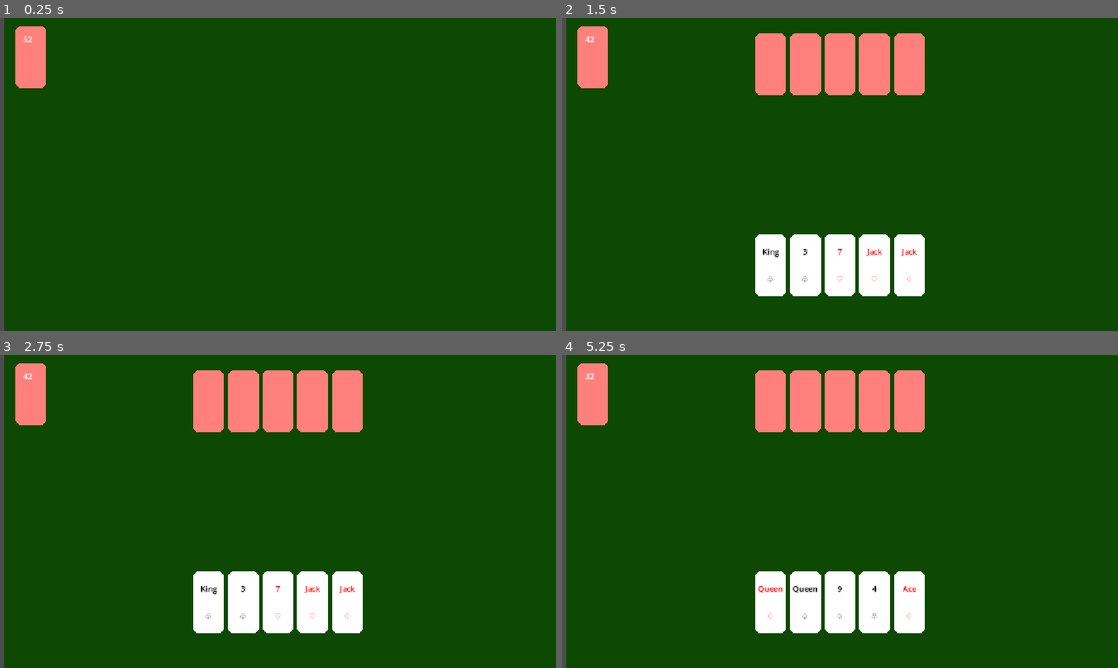
Above: before the commit, frames 1-4 (two rows, left to right).
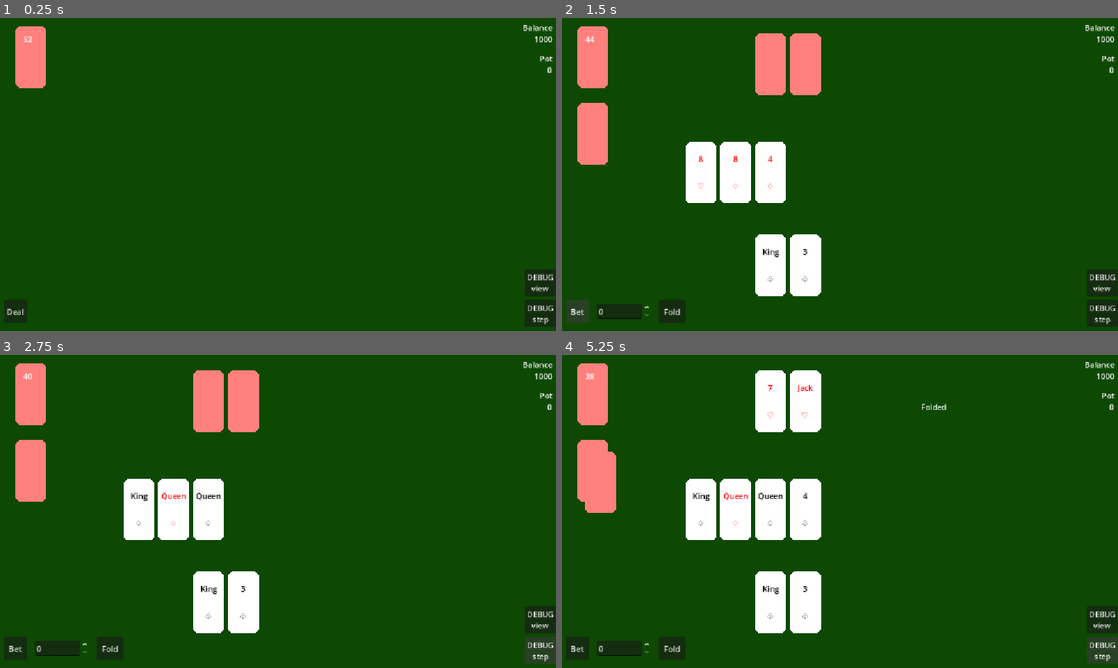
Above: after the commit, the same moments.

Repository: cavepope/ubhacking2026
Game: Godot game, scene res://scene/main.tscn
Same seed, same stepped clock (60 frames per second), same inputs: the game is played once before the commit and once after it.
Inputs (mouse positions are in pixels of both pictures, inside the frame that each line leads up to):
- Up to frame 1 (0.25 s): no input
- Up to frame 2 (1.5 s): click "Deal" at 0.5 s; click "Bet" at 1.25 s
- Up to frame 3 (2.75 s): click (539, 649) at 2 s, where only the run after the commit has a clickable "DEBUG step"
- Up to frame 4 (5.25 s): click (1101, 621) at 2.75 s, where only the run after the commit has a clickable "DEBUG view"; click (673, 649) at 3.5 s, where only the run after the commit has a clickable "Fold"; click "Bet" at 4.25 s; click (1101, 649) at 5 s, where only the run after the commit has a clickable "DEBUG step"

The runs differ from the first frame. In frame 1, 2.1% of the frame differs, in the area x 0-100%, y 0-100%; in frame 2, 14%; in frame 3, 14%; in frame 4, 18%.

Commit message:
I did all the card stuff....

Diff:
--- a/scene/CardTable.tscn
+++ b/scene/CardTable.tscn
@@ -2,13 +2,13 @@
 
 [ext_resource type="PackedScene" uid="uid://jfau057w4ar3" path="res://scene/card_scene.tscn" id="1_2twrx"]
 [ext_resource type="Script" uid="uid://fmb5obsfhyuh" path="res://scripts/card_table.gd" id="1_vw0ul"]
+[ext_resource type="PackedScene" uid="uid://cny36wn5rqcy" path="res://scene/Currency.tscn" id="2_61gdi"]
 [ext_resource type="PackedScene" uid="uid://dmlxwdwdxceh6" path="res://scene/deck.tscn" id="3_vw0ul"]
 
 [node name="CardTable" type="Node2D" unique_id=1706338384]
 script = ExtResource("1_vw0ul")
 
 [node name="table" type="Polygon2D" parent="." unique_id=481932870]
-position = Vector2(8, 0)
 scale = Vector2(2.5714283, 2.0249999)
 color = Color(0.054784574, 0.28832805, 0.011337961, 1)
 polygon = PackedVector2Array(0, 0, 448, 0, 448, 320, 0, 320)
@@ -19,16 +19,7 @@
 position = Vector2(400, 32)
 
 [node name="Card2" parent="OppCards" unique_id=1517042053 instance=ExtResource("1_2twrx")]
-position = Vector2(616, 32)
-
-[node name="Card3" parent="OppCards" unique_id=217734626 instance=ExtResource("1_2twrx")]
-position = Vector2(688, 32)
-
-[node name="Card4" parent="OppCards" unique_id=406950085 instance=ExtResource("1_2twrx")]
 position = Vector2(472, 32)
-
-[node name="Card5" parent="OppCards" unique_id=363099260 instance=ExtResource("1_2twrx")]
-position = Vector2(544, 32)
 
 [node name="PlayerCards" type="Node2D" parent="." unique_id=522403625]
 
@@ -38,23 +29,138 @@
 [node name="Card2" parent="PlayerCards" unique_id=1765455622 instance=ExtResource("1_2twrx")]
 position = Vector2(472, 448)
 
-[node name="Card3" parent="PlayerCards" unique_id=1804466728 instance=ExtResource("1_2twrx")]
-position = Vector2(544, 448)
-
-[node name="Card4" parent="PlayerCards" unique_id=1753634653 instance=ExtResource("1_2twrx")]
-position = Vector2(616, 448)
-
-[node name="Card5" parent="PlayerCards" unique_id=1042487649 instance=ExtResource("1_2twrx")]
-position = Vector2(688, 448)
-
 [node name="Deck" parent="." unique_id=817762067 instance=ExtResource("3_vw0ul")]
 position = Vector2(32, 16)
 
 [node name="Button" type="Button" parent="." unique_id=1862408156]
-self_modulate = Color(1, 1, 1, 0)
 offset_left = 8.0
 offset_top = 584.0
-offset_right = 49.0
+offset_right = 56.0
 offset_bottom = 632.0
 text = "Deal
 "
+
+[node name="debug_step" type="Button" parent="." unique_id=692474672]
+offset_left = 1088.0
+offset_top = 584.0
+offset_right = 1152.0
+offset_bottom = 640.0
+text = "DEBUG
+step"
+
+[node name="debug_view" type="Button" parent="." unique_id=2046919039]
+offset_left = 1088.0
+offset_top = 520.0
+offset_right = 1151.0
+offset_bottom = 576.0
+text = "DEBUG
+view"
+
+[node name="Discards" type="Node2D" parent="." unique_id=204493561]
+
+[node name="Card3" parent="Discards" unique_id=427930284 instance=ExtResource("1_2twrx")]
+position = Vector2(64, 224)
+
+[node name="Card2" parent="Discards" unique_id=988219675 instance=ExtResource("1_2twrx")]
+position = Vector2(48, 200)
+
+[node name="Card1" parent="Discards" unique_id=509461230 instance=ExtResource("1_2twrx")]
+position = Vector2(32, 176)
+
+[node name="Board" type="Node2D" parent="." unique_id=1493051861]
+
+[node name="Card5" parent="Board" unique_id=248354222 instance=ExtResource("1_2twrx")]
+position = Vector2(544, 256)
+
+[node name="Card4" parent="Board" unique_id=96058866 instance=ExtResource("1_2twrx")]
+position = Vector2(472, 256)
+
+[node name="Card3" parent="Board" unique_id=1575411642 instance=ExtResource("1_2twrx")]
+position = Vector2(400, 256)
+
+[node name="Card2" parent="Board" unique_id=1138899354 instance=ExtResource("1_2twrx")]
+position = Vector2(328, 256)
+
+[node name="Card1" parent="Board" unique_id=1408383679 instance=ExtResource("1_2twrx")]
+position = Vector2(256, 256)
+
+[node name="Winner" type="Label" parent="." unique_id=723132518]
+offset_left = 744.0
+offset_top = 96.0
+offset_right = 784.0
+offset_bottom = 119.0
+
+[node name="Pot" parent="." unique_id=1740040979 instance=ExtResource("2_61gdi")]
+offset_left = 960.0
+offset_top = 96.0
+offset_right = 1144.0
+offset_bottom = 119.0
+horizontal_alignment = 2
+
+[node name="Balance" parent="." unique_id=2067898940 instance=ExtResource("2_61gdi")]
+offset_left = 960.0
+offset_top = 32.0
+offset_right = 1144.0
+offset_bottom = 55.0
+horizontal_alignment = 2
+vertical_alignment = 1
+
+[node name="OppBalance" parent="." unique_id=610966911 instance=ExtResource("2_61gdi")]
+self_modulate = Color(1, 1, 1, 0)
+offset_left = 128.0
+offset_top = -40.0
+offset_right = 308.0
+offset_bottom = -17.0
+
+[node name="Fold" type="Button" parent="." unique_id=229426869]
+offset_left = 200.0
+offset_top = 584.0
+offset_right = 256.0
+offset_bottom = 632.0
+text = "Fold"
+
+[node name="Bet" type="SpinBox" parent="." unique_id=1714802393]
+offset_left = 72.0
+offset_top = 592.0
+offset_right = 184.0
+offset_bottom = 623.0
+
+[node name="Match" type="Button" parent="." unique_id=591213754]
+offset_left = 272.0
+offset_top = 584.0
+offset_right = 329.0
+offset_bottom = 632.0
+text = "Match"
+
+[node name="CurrentBet" type="Label" parent="." unique_id=1812805023]
+offset_left = 1000.0
+offset_top = 152.0
+offset_right = 1144.0
+offset_bottom = 175.0
+horizontal_alignment = 2
+vertical_alignment = 1
+
+[node name="BalText" type="Label" parent="." unique_id=1952128762]
+offset_left = 1024.0
+offset_top = 8.0
+offset_right = 1144.0
+offset_bottom = 32.0
+text = "Balance"
+horizontal_alignment = 2
+vertical_alignment = 1
+
+[node name="PotText" type="Label" parent="." unique_id=826157926]
+offset_left = 1016.0
+offset_top = 72.0
+offset_right = 1144.0
+offset_bottom = 95.0
+text = "Pot"
+horizontal_alignment = 2
+vertical_alignment = 1
+
+[node name="CurrBetText" type="Label" parent="." unique_id=1702702360]
+offset_left = 872.0
+offset_top = 128.0
+offset_right = 1148.0
+offset_bottom = 151.0
+text = "Your bet was raised!       Current bet"
--- /dev/null
+++ b/scene/Currency.tscn
@@ -0,0 +1,9 @@
+[gd_scene format=3 uid="uid://cny36wn5rqcy"]
+
+[ext_resource type="Script" uid="uid://d0pq824pe3ljo" path="res://scripts/Currency.gd" id="1_xp3wj"]
+
+[node name="Currency" type="Label" unique_id=1633462954]
+offset_right = 180.0
+offset_bottom = 23.0
+text = "0"
+script = ExtResource("1_xp3wj")
--- /dev/null
+++ b/scripts/Currency.gd
@@ -0,0 +1,11 @@
+extends Label
+
+var amount: int = 0
+
+func sub(i: int) -> void:
+	amount -= i
+	text = str(amount)
+
+func add(i: int) -> void:
+	amount += i
+	text = str(amount)
--- a/scripts/card_renderer.gd
+++ b/scripts/card_renderer.gd
@@ -19,8 +19,7 @@
 func _process(delta: float) -> void:
 	pass
 
-func update(c: Types.Card) -> void:
-	value = c
+func update_render() -> void:
 	if not face_up:
 		render_value.text = ""
 		render_suit.text = ""
@@ -41,6 +40,12 @@
 		render_suit.add_theme_color_override("font_outline_color", Color.BLACK)
 		render_value.add_theme_color_override("font_color", Color.BLACK)
 		render_value.add_theme_color_override("font_outline_color", Color.BLACK)
+
+
+func update(c: Types.Card) -> void:
+	value = c
+	update_render()
+
 
 
 
--- a/scripts/card_table.gd
+++ b/scripts/card_table.gd
@@ -1,74 +1,671 @@
 extends Node2D
 
 @onready var deck = $"Deck"
+
+@onready var winner_text = $"Winner"
+@onready var balance = $"Balance"
+@onready var oppBalance = $"OppBalance"
+@onready var pot = $"Pot"
+@onready var bet = $"Bet"
+@onready var current_bet_label = $"CurrentBet"
+@onready var current_bet_text = $"CurrBetText"
+
 @onready var button = $"Button"
+@onready var debug_step = $"debug_step"
+@onready var debug_view = $"debug_view"
+@onready var fold = $"Fold"
+@onready var match_ = $"Match"
+
 @onready var player_card1 = $"PlayerCards/Card1"
 @onready var player_card2 = $"PlayerCards/Card2"
-@onready var player_card3 = $"PlayerCards/Card3"
-@onready var player_card4 = $"PlayerCards/Card4"
-@onready var player_card5 = $"PlayerCards/Card5"
 
 @onready var opp_card1 = $"OppCards/Card1"
 @onready var opp_card2 = $"OppCards/Card2"
-@onready var opp_card3 = $"OppCards/Card3"
-@onready var opp_card4 = $"OppCards/Card4"
-@onready var opp_card5 = $"OppCards/Card5"
+
+@onready var dis_card1 = $"Discards/Card1"
+@onready var dis_card2 = $"Discards/Card2"
+@onready var dis_card3 = $"Discards/Card3"
+
+@onready var board_card1 = $"Board/Card1"
+@onready var board_card2 = $"Board/Card2"
+@onready var board_card3 = $"Board/Card3"
+@onready var board_card4 = $"Board/Card4"
+@onready var board_card5 = $"Board/Card5"
 
 var game_sequence = 0
+var debug_sequence = 0
+var current_bet: int = 0
 
 # Called when the node enters the scene tree for the first time.
 func _ready() -> void:
+	balance.add(1000)
+	oppBalance.add(1000)
+	fold.pressed.connect(fold_func)
+	match_.pressed.connect(match_func)
 	button.pressed.connect (button_func)
+	debug_view.pressed.connect (debug_view_func)
+	debug_step.pressed.connect(debug_step_func)
+	bet.visible = false
+	fold.visible = false
+	match_.visible = false
+	current_bet_label.visible = false
+	current_bet_text.visible = false
+
+
+
+func fold_func() -> void:
+	winner_text.text = "Folded"
+	oppBalance.add(pot.amount)
+	pot.sub(pot.amount)
+	game_sequence = 10
+
+func match_func() -> void:
+	if balance.amount > current_bet:
+		balance.sub(current_bet)
+		pot.add(current_bet)
+	else:
+		pot.add(balance.amount)
+		balance.sub(balance.amount)
+
+	current_bet_label.visible = false
+	current_bet_text.visible = false
+	game_sequence += 1
+	button_func()
+
+
+
+func debug_step_func() -> void:
+	match debug_sequence:
+		0:
+			dis_card1.face_up = false
+			dis_card1.update(deck.deal_one())
+			dis_card1.visible = true
+
+			board_card1.update(deck.deal_one())
+			board_card2.update(deck.deal_one())
+			board_card3.update(deck.deal_one())
+
+			board_card1.visible = true
+			board_card2.visible = true
+			board_card3.visible = true
+			debug_sequence += 1
+
+		1:
+			dis_card2.face_up = false
+			dis_card2.update(deck.deal_one())
+			dis_card2.visible = true
+
+			board_card4.update(deck.deal_one())
+
+			board_card4.visible = true
+			debug_sequence += 1
+
+		2:
+			dis_card3.face_up = false
+			dis_card3.update(deck.deal_one())
+			dis_card3.visible = true
+
+			board_card5.update(deck.deal_one())
+
+			board_card5.visible = true
+			debug_sequence += 1
+
+		3:
+			opp_card1.face_up = true
+			opp_card2.face_up = true
+			opp_card1.update_render()
+			opp_card2.update_render()
+			debug_sequence += 1
+		4:
+			var winner = eval_poker_hands()
+			if winner:
+				winner_text.text = "Congratulations!"
+			else:
+				winner_text.text = "Sorry :("
+
+func debug_view_func() -> void:
+	opp_card1.face_up = not opp_card1.face_up
+	opp_card2.face_up = not opp_card2.face_up
+
+	opp_card1.update_render()
+	opp_card2.update_render()
+
+func bet_check() -> bool:
+	if bet.value < current_bet:
+		return false
+	if bet.value > balance.amount:
+		return false
+	return true
+
+# Return true for if match
+# False if fold or raise
+func bet_dialog() -> bool:
+	# Logic for what the opponent will bet
+	# Test match
+	oppBalance.sub(current_bet)
+	pot.add(current_bet)
+
+	#Test raise
+	#current_bet = current_bet + 100
+	#oppBalance.sub(current_bet)
+	#pot.add(current_bet)
+	#match_.visible = true
+	#current_bet_label.text = str(current_bet)
+	#current_bet_label.visible = true
+	#current_bet_text.visible = true
+	#return false
+
+	return true
 
 func button_func() -> void:
 	match game_sequence:
 		0:	# Start
 			full_deal()
 			button.text = "Bet"
+			bet.visible = true
+			fold.visible = true
+
+			game_sequence += 1
+		1:
+			if bet_check(): # Successfully passed
+				current_bet = bet.value
+				balance.sub(current_bet)
+				pot.add(current_bet)
+				if bet_dialog():
+					game_sequence += 1
+					button_func()
+
+
+		2:
+			current_bet = 0
+			dis_card1.face_up = false
+			dis_card1.update(deck.deal_one())
+			dis_card1.visible = true
+
+			board_card1.update(deck.deal_one())
+			board_card2.update(deck.deal_one())
+			board_card3.update(deck.deal_one())
+
+			board_card1.visible = true
+			board_card2.visible = true
+			board_card3.visible = true
+			game_sequence += 1
+
+		3:
+			if bet_check(): # Successfully passed
+				current_bet = bet.value
+				balance.sub(current_bet)
+				pot.add(current_bet)
+				if bet_dialog():
+					game_sequence += 1
+					button_func()
+
+		4:
+			current_bet = 0
+			dis_card2.face_up = false
+			dis_card2.update(deck.deal_one())
+			dis_card2.visible = true
+
+			board_card4.update(deck.deal_one())
+
+			board_card4.visible = true
+			game_sequence += 1
+
+		5:
+			if bet_check(): # Successfully passed
+				current_bet = bet.value
+				balance.sub(current_bet)
+				pot.add(current_bet)
+				if bet_dialog():
+					game_sequence += 1
+					button_func()
+
+		6:
+			current_bet = 0
+			dis_card3.face_up = false
+			dis_card3.update(deck.deal_one())
+			dis_card3.visible = true
+
+			board_card5.update(deck.deal_one())
+
+			board_card5.visible = true
+			game_sequence += 1
+
+		7:
+			if bet_check(): # Successfully passed
+				current_bet = bet.value
+				balance.sub(current_bet)
+				pot.add(current_bet)
+				if bet_dialog():
+					game_sequence += 1
+					button_func()
+
+		8:
+			opp_card1.face_up = true
+			opp_card2.face_up = true
+			opp_card1.update_render()
+			opp_card2.update_render()
+			game_sequence += 1
+
+		9:
+			var winner = eval_poker_hands()
+			if winner:
+				winner_text.text = "Congratulations!"
+				balance.add(pot.amount)
+				pot.sub(pot.amount)
+			else:
+				winner_text.text = "Sorry :("
+				oppBalance.add(pot.amount)
+				pot.sub(pot.amount)
 		_:	# Game has finished
 			game_sequence = -1
-
-
-	game_sequence += 1
 
 
 func full_deal() -> void:
 	# Player cards
 	player_card1.update(deck.deal_one())
 	player_card2.update(deck.deal_one())
-	player_card3.update(deck.deal_one())
-	player_card4.update(deck.deal_one())
-	player_card5.update(deck.deal_one())
 	player_card1.visible = true
 	player_card2.visible = true
-	player_card3.visible = true
-	player_card4.visible = true
-	player_card5.visible = true
 
 	# Opponent cards
 	opp_card1.face_up = false
 	opp_card2.face_up = false
-	opp_card3.face_up = false
-	opp_card4.face_up = false
-	opp_card5.face_up = false
 	opp_card1.update(deck.deal_one())
 	opp_card2.update(deck.deal_one())
-	opp_card3.update(deck.deal_one())
-	opp_card4.update(deck.deal_one())
-	opp_card5.update(deck.deal_one())
 	opp_card1.visible = true
 	opp_card2.visible = true
-	opp_card3.visible = true
-	opp_card4.visible = true
-	opp_card5.visible = true
-
-
-func get_card_tuple(i: int) -> Types.Card:
-	var c: Types.Card = Types.Card.new()
-	c.suit = i / 13
-	c.value = i % 13
-	return c
-
+
+# True if player win, false if opp wins
+# Pls don't look too close at this function, it's pretty bad
+func eval_poker_hands() -> bool:
+	'''
+	var card_list_player = []
+	var card_list_opp = []
+
+	card_list_player.append(board_card1.value)
+	card_list_player.append(board_card2.value)
+	card_list_player.append(board_card3.value)
+	card_list_player.append(board_card4.value)
+	card_list_player.append(board_card5.value)
+	card_list_player.append(player_card1.value)
+	card_list_player.append(player_card2.value)
+
+	card_list_opp.append(board_card1.value)
+	card_list_opp.append(board_card2.value)
+	card_list_opp.append(board_card3.value)
+	card_list_opp.append(board_card4.value)
+	card_list_opp.append(board_card5.value)
+	card_list_opp.append(opp_card1.value)
+	card_list_opp.append(opp_card2.value)
+
+	# Check for straight flushes
+	# Player
+	var suit_count_player = [0,0,0,0]
+	var suit_count_opp = [0,0,0,0]
+	var val_count_player = []
+	var val_count_opp = []
+
+	for x in range(13):
+		val_count_player.append(0)
+		val_count_opp.append(0)
+
+	for each in card_list_player:
+		suit_count_player[each.suit] += 1
+		val_count_player[each.val - 1] += 1
+
+	# Opp
+	for each in card_list_opp:
+		suit_count_opp[each.suit] += 1
+		val_count_opp[each.val-1] += 1
+
+	var player_has_royal = false
+	var player_highest: Types.Card = Types.Card.new()
+	var opp_has_royal = false
+	var opp_highest: Types.Card = Types.Card.new()
+	for i in range(4):
+		if suit_count_player[i] > 4:
+			player_has_royal = true
+			var temp = []
+			for each in card_list_player:
+				if each.suit == i:
+					temp.append(each)
+			temp.sort()
+			player_highest = temp[-1]
+			for l in range(2, temp.size()):
+				if temp[l] - temp[l-1] != 1:
+					if temp.size() > 5 and l == 2:
+						continue
+					player_has_royal = false
+
+
+		if suit_count_opp[i] > 4:
+			opp_has_royal = true
+			var temp = []
+			for each in card_list_opp:
+				if each.suit == i:
+					temp.append(each)
+			temp.sort()
+			opp_highest = temp[-1]
+			for l in range(2, temp.size()):
+				if temp[l] - temp[l-1] != 1:
+					if temp.size() > 5 and l == 2:
+						continue
+					opp_has_royal = false
+	if player_has_royal and not opp_has_royal:
+		return true
+	if not player_has_royal and opp_has_royal:
+		return false
+	if player_has_royal and opp_has_royal:
+		if player_highest.val > opp_highest.val:
+			return true
+		else:
+			return false
+
+	var num_pairs_player = 0
+	var num_pairs_opp = 0
+
+	var num_three_player = 0
+	var num_three_opp = 0
+
+	var num_four_player = 0
+	var num_four_opp = 0
+
+	for i in range(13):
+		match val_count_player[i]:
+			2:
+				num_pairs_player += 1
+			3:
+				num_three_player += 1
+			4:
+				num_four_player += 1
+
+		match val_count_opp[i]:
+			2:
+				num_pairs_opp += 1
+			3:
+				num_three_opp += 1
+			4:
+				num_four_opp += 1
+
+		if num_four_player > num_four_opp:
+			return true
+		if num_four_player < num_four_opp:
+			return false
+
+		if num_three_opp == 1 and num_pairs_opp > 0 and num_three_player == 0:
+			return false
+		if num_three_player == 1 and num_pairs_player > 0 and num_three_opp == 0:
+			return true
+
+		var max_player = suit_count_player.max()
+		var max_opp = suit_count_opp.max()
+
+		if max_player == 5 and max_opp < 5:
+			return true
+		if max_opp == 5 and max_player < 5:
+			return false
+
+		var straight_player = false
+		var straight_opp = false
+		for i_x in range(13):
+			if val_count_player[i_x] > 0:
+				straight_player = true
+				for j in range(5):
+					if i_x + j >= 13:
+						straight_player = false
+						break
+					if val_count_player[i_x + j] == 0:
+						straight_player = false
+						break
+				if straight_player:
+					break
+		for i_y in range(13):
+			if val_count_opp[i_y] > 0:
+				straight_opp = true
+				for j in range(5):
+					if i_y + j >= 13:
+						straight_opp = false
+						break
+					if val_count_opp[i_y + j] == 0:
+						straight_opp = false
+						break
+
+		if straight_player and not straight_opp:
+			return true
+		if straight_opp and not straight_player:
+			return false
+
+		if num_three_player > 0 and num_three_opp == 0:
+			return true
+		if num_four_opp > 0 and num_three_player == 0:
+			return false
+
+		if num_pairs_player >= 2 and num_pairs_opp < 2:
+			return true
+		if num_pairs_opp >= 2 and num_pairs_player < 2:
+			return false
+
+		if num_pairs_player == 1 and num_pairs_opp == 0:
+			return true
+		if num_pairs_opp == 1 and num_pairs_player == 0:
+			return false
+
+	'''
+	var card_list_player = []
+	var card_list_opp = []
+
+	card_list_player.append(board_card1.value)
+	card_list_player.append(board_card2.value)
+	card_list_player.append(board_card3.value)
+	card_list_player.append(board_card4.value)
+	card_list_player.append(board_card5.value)
+	card_list_player.append(player_card1.value)
+	card_list_player.append(player_card2.value)
+
+	card_list_opp.append(board_card1.value)
+	card_list_opp.append(board_card2.value)
+	card_list_opp.append(board_card3.value)
+	card_list_opp.append(board_card4.value)
+	card_list_opp.append(board_card5.value)
+	card_list_opp.append(opp_card1.value)
+	card_list_opp.append(opp_card2.value)
+
+	# Check for straight flushes
+	# Player
+	var suit_count_player = [0,0,0,0]
+	var suit_count_opp = [0,0,0,0]
+	var val_count_player = []
+	var val_count_opp = []
+
+	for x in range(13):
+		val_count_player.append(0)
+		val_count_opp.append(0)
+
+	for each in card_list_player:
+		suit_count_player[each.suit] += 1
+		val_count_player[each.val - 1] += 1
+
+	# Opp
+	for each in card_list_opp:
+		suit_count_opp[each.suit] += 1
+		val_count_opp[each.val-1] += 1
+
+	var straight_flush_player = check_straight_flush(card_list_player, suit_count_player, val_count_player)
+	var straight_flush_opp = check_straight_flush(card_list_opp, suit_count_opp, val_count_opp)
+
+	if straight_flush_player and not straight_flush_opp:
+		return true
+	if straight_flush_opp and not straight_flush_player:
+		return false
+	if straight_flush_opp and straight_flush_player:
+		return true # FIX
+
+	var fours_player = card_list_player.count(4)
+	var fours_opp = card_list_opp.count(4)
+	var threes_player = card_list_player.count(3)
+	var threes_opp = card_list_opp.count(3)
+	var twos_player = card_list_player.count(2)
+	var twos_opp = card_list_opp.count(2)
+
+	# Four of a kind
+	if fours_player == 1 and fours_opp != 1:
+		return true
+	if fours_opp == 1 and fours_player != 1:
+		return false
+	if fours_opp == 1 and fours_player == 1:
+		return true # FIX
+
+	# Full house
+	if threes_player > 0 and twos_player > 0 and (threes_opp == 0 or twos_opp == 0):
+		return true
+	if threes_opp > 0 and twos_opp > 0 and (threes_player == 0 or twos_player == 0):
+		return false
+	if threes_player > 0 and twos_player > 0 and threes_opp > 0 or twos_opp > 0:
+		return true # FIX
+
+	# Flush
+	if suit_count_player.max() > 4 and suit_count_opp.max() <= 4:
+		return true
+	if suit_count_opp.max() > 4 and suit_count_player.max() <= 4:
+		return false
+	if suit_count_opp.max() > 4 and suit_count_player.max() > 4:
+		return false # FIX
+
+
+	# Straight
+	var straight_player = false
+	var straight_opp = false
+	var highest_player = 0
+	var highest_opp = 0
+	for i in range(10):
+		if not straight_player:
+			if val_count_player[i] > 0:
+				var count = 0
+				straight_player = true
+				for j in range(5):
+					if val_count_player[i + j % 13] > 0:
+						count += 1
+					else:
+						straight_player = false
+						break
+				if straight_player:
+					highest_player = i + 5
+		if not straight_opp:
+			if val_count_opp[i] > 0:
+				var count = 0
+				straight_opp = true
+				for j in range(5):
+					if val_count_opp[i + j % 13] == 0:
+						straight_opp = false
+						break
+				if straight_opp:
+					highest_opp = i + 5
+
+
+	if straight_player and not straight_opp:
+		return true
+	if straight_opp and not straight_player:
+		return false
+	if straight_opp and straight_player:
+		if highest_player > highest_opp:
+			return true
+		if highest_player < highest_opp:
+			return false
+
+
+
+	# Three of a kind
+	if threes_player > 0 and threes_opp == 0:
+		return true
+	if threes_opp > 0 and threes_player == 0:
+		return false
+	if threes_opp > 0 and threes_player > 0:
+		for i in range(12, -1, -1):
+			if val_count_opp[i] >= 3 and val_count_player[i] < 3:
+				return false
+			if val_count_player[i] >= 3 and val_count_opp[i] < 3:
+				return true
+
+	# Two pair
+	if twos_player > 1 and twos_opp <= 1:
+		return true
+	if twos_opp > 1 and twos_player <= 1:
+		return false
+	if twos_opp > 1 and twos_player > 1:
+		for i in range(12, -1, -1):
+			if val_count_opp[i] >= 2 and val_count_player[i] < 2:
+				return false
+			if val_count_player[i] >= 2 and val_count_opp[i] < 2:
+				return true
+
+	# One pair
+	if twos_player > 0 and twos_opp <= 0:
+		return true
+	if twos_opp > 0 and twos_player <= 0:
+		return false
+	if twos_opp > 0 and twos_player > 0:
+		for i in range(12, -1, -1):
+			if val_count_opp[i] >= 2 and val_count_player[i] < 2:
+				return false
+			if val_count_player[i] >= 2 and val_count_opp[i] < 2:
+				return true
+
+	# Highest
+	for i in range(12, -1, -1):
+		if val_count_opp[i] > val_count_player[i]:
+			return false
+		if val_count_player[i] > val_count_opp[i]:
+			return true
+
+
+	return false
+
+func check_straight_flush(cards, suits, values):
+	var temp = []
+	for suit in range(4):
+		if suits[suit] > 4:
+			for each in cards:
+				if each.suit == suit:
+					temp.append(each)
+			temp.sort()
+			if temp.size() == 5:
+				var count = 0
+				for i in range(4):
+					if temp[i + 1] - temp[i] == 1:
+						count += 1
+				if count == 5:
+					return true
+				count = 0
+				for i in range(4):
+					if temp[i + 2 % 5] - temp[i + 1] == 1:
+						count += 1
+				if count == 5:
+					return true
+
+
+			if temp.size() == 6:
+				for j in range(3):
+					var count = 0
+					for i in range(4):
+						if temp[i + j + 1 % 6] - temp[i + j] == 1:
+							count += 1
+					if count == 5:
+						return true
+
+			if temp.size() == 7:
+				for j in range(4):
+					var count = 0
+					for i in range(4):
+						if temp[i + j + 1 % 7] - temp[i + j] == 1:
+							count += 1
+					if count == 5:
+						return true
+
+
+
+
+	pass
 
 # Called every frame. 'delta' is the elapsed time since the previous frame.
 func _process(delta: float) -> void:
Not shown, added: scripts/Currency.gd.uid
